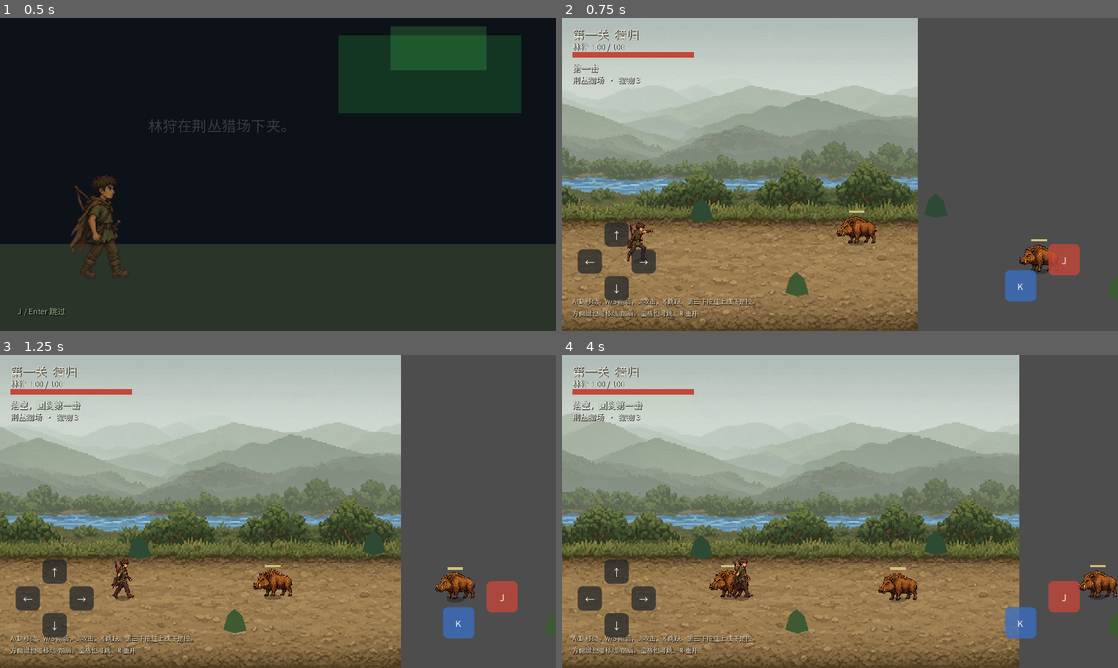
Above: before the commit, frames 1-4 (two rows, left to right).
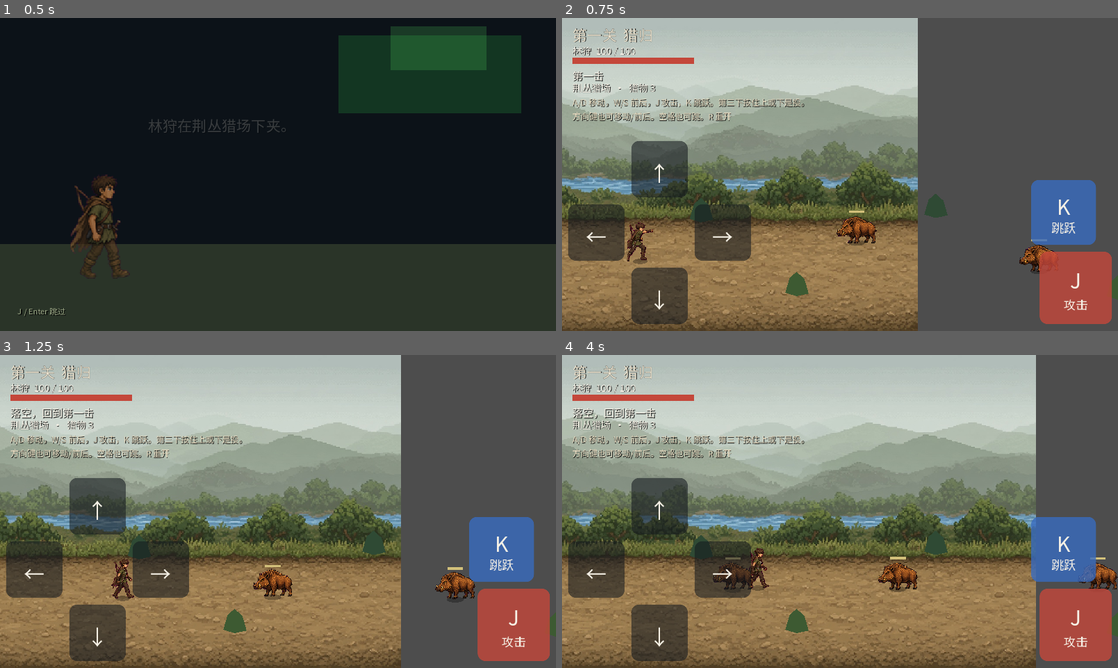
Above: after the commit, the same moments.

Repository: meathill/wow-dnf-godot
Game: Godot game, scene res://scenes/intro.tscn
The game is run twice, just before and just after one commit, with the same random seed, the same clock (stepped at 60 frames per second) and the same inputs.
Inputs (mouse positions are in pixels of both pictures, inside the frame that each line leads up to):
- Up to frame 1 (0.5 s): no input
- Up to frame 2 (0.75 s): tap Enter at 0.5 s; move the mouse to (962, 158) at 0.52 s; hold D from 0.53 s (still down); hold J from 0.53 s (still down); click (962, 158) at 0.67 s
- Up to frame 3 (1.25 s): keep holding D; keep holding J; tap Space at 0.77 s
- Up to frame 4 (4 s): release D at 1.25 s; release J at 1.25 s; click (1062, 596) at 1.25 s, where only the run before the commit has a clickable "J"; click (1017, 624) at 2 s, where only the run before the commit has a clickable "K"; drag from (728, 527) to (812, 574) at 2.77 s; move the mouse to (895, 442) at 3.52 s; hold D from 3.53 s (still down); tap Keypad Enter at 3.6 s; click (895, 442) at 3.67 s

Frame 1 is identical in both runs. In frame 2, 16% of the frame differs, in the area x 1-99%, y 3-98%; in frame 3, 16%; in frame 4, 29%, in the area x 0-100%, y 0-100%.

Commit message:
Make landscape the phone play mode and size touch controls for thumbs.

Diff:
--- a/game/project.godot
+++ b/game/project.godot
@@ -19,6 +19,7 @@
 window/size/viewport_height=720
 window/stretch/mode="canvas_items"
 window/stretch/aspect="expand"
+window/handheld/orientation=4
 
 [gui]
 
--- a/game/scripts/hud.gd
+++ b/game/scripts/hud.gd
@@ -3,32 +3,29 @@
 const UiFont = preload("res://scripts/ui_font.gd")
 
 var hp_fill: ColorRect
+var hp_bg: ColorRect
 var hp_label: Label
 var combo_label: Label
 var info_label: Label
 var result_label: Label
+var title_label: Label
+var hint_label: Label
 var font: Font
-
-# Virtual pad axis accumulators (multiple buttons can hold).
-var _axis_l := 0
-var _axis_r := 0
-var _axis_u := 0
-var _axis_d := 0
 
 
 func _ready() -> void:
 	VInput.reset()
 	layer = 20
 	font = UiFont.get_font()
-	var title := _label(Vector2(24, 16), "第一关  猎归", 28)
-	title.modulate = Color("#f3efe4")
+	title_label = _label(Vector2(24, 16), "第一关  猎归", 28)
+	title_label.modulate = Color("#f3efe4")
 	hp_label = _label(Vector2(24, 52), "林狩  100 / 100", 18)
-	var bg := ColorRect.new()
-	bg.position = Vector2(24, 78)
-	bg.size = Vector2(280, 14)
-	bg.color = Color("#1a1410")
-	bg.mouse_filter = Control.MOUSE_FILTER_IGNORE
-	add_child(bg)
+	hp_bg = ColorRect.new()
+	hp_bg.position = Vector2(24, 78)
+	hp_bg.size = Vector2(280, 14)
+	hp_bg.color = Color("#1a1410")
+	hp_bg.mouse_filter = Control.MOUSE_FILTER_IGNORE
+	add_child(hp_bg)
 	hp_fill = ColorRect.new()
 	hp_fill.position = Vector2(24, 78)
 	hp_fill.size = Vector2(280, 14)
@@ -37,20 +34,24 @@
 	add_child(hp_fill)
 	combo_label = _label(Vector2(24, 100), "J 攻击", 20)
 	info_label = _label(Vector2(24, 128), "荆丛猎场  ·  猎物 3", 18)
-	var hint := _label(
+	hint_label = _label(
 		Vector2(24, 640),
 		"A/D 移动，W/S 前后，J 攻击，K 跳跃。第三下按住上或下是投。\n方向键也可移动/前后。空格也可跳。R 重开",
 		15
 	)
-	hint.size = Vector2(900, 56)
-	hint.autowrap_mode = TextServer.AUTOWRAP_WORD_SMART
-	hint.modulate = Color("#efe8d6")
+	hint_label.size = Vector2(900, 56)
+	hint_label.autowrap_mode = TextServer.AUTOWRAP_WORD_SMART
+	hint_label.modulate = Color("#efe8d6")
 	result_label = _label(Vector2(360, 280), "", 32)
 	result_label.visible = false
 	result_label.size = Vector2(560, 160)
 	result_label.autowrap_mode = TextServer.AUTOWRAP_WORD_SMART
 	result_label.horizontal_alignment = HORIZONTAL_ALIGNMENT_CENTER
-	_build_virtual_controls()
+	var pad := preload("res://scripts/virtual_pad.gd").new()
+	pad.name = "VirtualPad"
+	add_child(pad)
+	get_viewport().size_changed.connect(_layout_hud)
+	call_deferred("_layout_hud")
 
 
 func set_hp(current: int, maximum: int) -> void:
@@ -69,6 +70,7 @@
 func show_result(text: String) -> void:
 	result_label.text = text
 	result_label.visible = true
+	_place_result(get_viewport().get_visible_rect().size)
 
 
 func _label(pos: Vector2, text: String, size: int) -> Label:
@@ -86,85 +88,42 @@
 	return label
 
 
-func _build_virtual_controls() -> void:
-	# Left d-pad (bottom-left, clears center playfield).
-	var pad_origin := Vector2(36, 470)
-	var gap := 62.0
-	_axis_btn(pad_origin + Vector2(gap, 0), "↑", func(p): _hold_axis("u", p))
-	_axis_btn(pad_origin + Vector2(0, gap), "←", func(p): _hold_axis("l", p))
-	_axis_btn(pad_origin + Vector2(gap * 2, gap), "→", func(p): _hold_axis("r", p))
-	_axis_btn(pad_origin + Vector2(gap, gap * 2), "↓", func(p): _hold_axis("d", p))
-
-	# Right action buttons.
-	_action_btn(Vector2(1120, 520), "J", Color("#c4473a"), func(p): VInput.attack_held = p)
-	_action_btn(Vector2(1020, 580), "K", Color("#3a6fc4"), func(p): VInput.jump_held = p)
+func _layout_hud() -> void:
+	var vis := get_viewport().get_visible_rect().size
+	var insets := VInput.safe_insets(vis)
+	var pad := get_node_or_null("VirtualPad")
+	var phone := pad != null and bool(pad.get("active"))
+	var css := VInput.css_window_size()
+	var scale := 1.0
+	if phone and css.y > 1.0:
+		# Keep Chinese labels readable when the 720-tall layout is mapped onto a short phone.
+		scale = clampf(14.0 * vis.y / css.y / 18.0, 1.0, 1.35)
+	var left := 24.0 + insets.x
+	var top := 12.0 + insets.y
+	title_label.position = Vector2(left, top)
+	_set_font(title_label, int(28 * scale))
+	hp_label.position = Vector2(left, top + 36.0 * scale)
+	_set_font(hp_label, int(18 * scale))
+	var bar_y := top + 64.0 * scale
+	hp_bg.position = Vector2(left, bar_y)
+	hp_fill.position = Vector2(left, bar_y)
+	combo_label.position = Vector2(left, bar_y + 22.0)
+	_set_font(combo_label, int(20 * scale))
+	info_label.position = Vector2(left, bar_y + 50.0)
+	_set_font(info_label, int(18 * scale))
+	hint_label.size = Vector2(maxf(240.0, vis.x - left - 24.0 - insets.z), 80.0)
+	_set_font(hint_label, int(16 * scale))
+	if phone:
+		hint_label.position = Vector2(left, info_label.position.y + 30.0 * scale)
+	else:
+		hint_label.position = Vector2(left, vis.y - 80.0 - insets.w)
+	_place_result(vis)
 
 
-func _axis_btn(pos: Vector2, caption: String, on_hold: Callable) -> void:
-	var btn := _make_pad_button(pos, Vector2(56, 56), caption, Color(0.12, 0.14, 0.16, 0.72))
-	btn.button_down.connect(func(): on_hold.call(true))
-	btn.button_up.connect(func(): on_hold.call(false))
+func _set_font(label: Label, font_size: int) -> void:
+	label.add_theme_font_size_override("font_size", font_size)
 
 
-func _action_btn(pos: Vector2, caption: String, color: Color, on_hold: Callable) -> void:
-	var c := Color(color.r, color.g, color.b, 0.78)
-	var btn := _make_pad_button(pos, Vector2(72, 72), caption, c)
-	btn.button_down.connect(func(): on_hold.call(true))
-	btn.button_up.connect(func(): on_hold.call(false))
-
-
-func _make_pad_button(pos: Vector2, size: Vector2, caption: String, color: Color) -> Button:
-	var btn := Button.new()
-	btn.position = pos
-	btn.size = size
-	btn.text = caption
-	btn.focus_mode = Control.FOCUS_NONE
-	btn.mouse_filter = Control.MOUSE_FILTER_STOP
-	btn.add_theme_font_override("font", font)
-	btn.add_theme_font_size_override("font_size", 22)
-	btn.add_theme_color_override("font_color", Color("#f6f1e6"))
-	btn.add_theme_color_override("font_pressed_color", Color("#ffffff"))
-	btn.add_theme_color_override("font_hover_color", Color("#ffffff"))
-	var style := StyleBoxFlat.new()
-	style.bg_color = color
-	style.corner_radius_top_left = 12
-	style.corner_radius_top_right = 12
-	style.corner_radius_bottom_left = 12
-	style.corner_radius_bottom_right = 12
-	style.content_margin_left = 4
-	style.content_margin_right = 4
-	style.content_margin_top = 4
-	style.content_margin_bottom = 4
-	btn.add_theme_stylebox_override("normal", style)
-	var pressed := style.duplicate() as StyleBoxFlat
-	pressed.bg_color = Color(color.r, color.g, color.b, minf(color.a + 0.2, 1.0))
-	btn.add_theme_stylebox_override("pressed", pressed)
-	btn.add_theme_stylebox_override("hover", pressed)
-	btn.add_theme_stylebox_override("focus", StyleBoxEmpty.new())
-	add_child(btn)
-	return btn
-
-
-func _hold_axis(which: String, pressed: bool) -> void:
-	var delta := 1 if pressed else -1
-	match which:
-		"l":
-			_axis_l = maxi(_axis_l + delta, 0)
-		"r":
-			_axis_r = maxi(_axis_r + delta, 0)
-		"u":
-			_axis_u = maxi(_axis_u + delta, 0)
-		"d":
-			_axis_d = maxi(_axis_d + delta, 0)
-	var mx := 0.0
-	var my := 0.0
-	if _axis_l > 0:
-		mx -= 1.0
-	if _axis_r > 0:
-		mx += 1.0
-	if _axis_u > 0:
-		my -= 1.0
-	if _axis_d > 0:
-		my += 1.0
-	VInput.set_move_x(mx)
-	VInput.set_move_y(my)
+func _place_result(vis: Vector2) -> void:
+	result_label.size = Vector2(minf(640.0, maxf(280.0, vis.x - 80.0)), 180.0)
+	result_label.position = Vector2((vis.x - result_label.size.x) * 0.5, vis.y * 0.32)
--- a/game/scripts/intro.gd
+++ b/game/scripts/intro.gd
@@ -14,6 +14,7 @@
 var line2: Label
 var line3: Label
 var skip_label: Label
+var ground: ColorRect
 
 
 func _ready() -> void:
@@ -41,7 +42,7 @@
 	add_child(glow2)
 
 	# Ground strip
-	var ground := ColorRect.new()
+	ground = ColorRect.new()
 	ground.position = Vector2(0, 520)
 	ground.size = Vector2(1280, 200)
 	ground.color = Color("#2a3428")
@@ -69,6 +70,7 @@
 
 	skip_label = _make_label(font, Vector2(40, 660), "J / Enter 跳过", 18)
 	skip_label.modulate = Color("#a8b89a")
+	call_deferred("_ready_fit")
 
 
 func _make_label(font: Font, pos: Vector2, text: String, size: int) -> Label:
@@ -101,6 +103,32 @@
 		_go()
 
 
+func _ready_fit() -> void:
+	get_viewport().size_changed.connect(_fit_intro)
+	_fit_intro()
+
+
+func _fit_intro() -> void:
+	var s := get_viewport().get_visible_rect().size
+	var insets := VInput.safe_insets(s)
+	ground.position = Vector2(0, minf(520.0, s.y - 180.0))
+	ground.size = Vector2(s.x, maxf(s.y - ground.position.y, 160.0))
+	var shift := maxf(s.x - 1280.0, 0.0) * 0.25
+	line1.position = Vector2(340.0 + shift, 220)
+	line2.position = Vector2(340.0 + shift, 280)
+	line3.position = Vector2(340.0 + shift, 340)
+	var hunter_y := 360.0 if s.y >= 700.0 else minf(360.0, s.y * 0.42)
+	hunter.position = Vector2(160.0 + shift * 0.4, hunter_y)
+	skip_label.position = Vector2(40.0 + insets.x, s.y - 60.0 - insets.w)
+
+
+func _input(event: InputEvent) -> void:
+	if finished:
+		return
+	if event is InputEventScreenTouch and (event as InputEventScreenTouch).pressed and VInput.wants_touch_controls():
+		_go()
+
+
 func _unhandled_input(event: InputEvent) -> void:
 	if finished:
 		return
--- a/game/scripts/player.gd
+++ b/game/scripts/player.gd
@@ -103,15 +103,16 @@
 
 
 func _poll_edges() -> void:
+	# Held-edge only. attack_just is one frame later than physics and would double-fire touch attacks.
 	var j := Input.is_physical_key_pressed(KEY_J) or VInput.attack_held
-	attack_edge = (j and not j_was) or VInput.attack_just
+	attack_edge = j and not j_was
 	j_was = j
 	var k := (
 		Input.is_physical_key_pressed(KEY_K)
 		or Input.is_physical_key_pressed(KEY_SPACE)
 		or VInput.jump_held
 	)
-	jump_edge = (k and not jump_was) or VInput.jump_just
+	jump_edge = k and not jump_was
 	jump_was = k
 
 
--- a/game/scripts/vinput.gd
+++ b/game/scripts/vinput.gd
@@ -41,3 +41,69 @@
 	_jump_was = false
 	attack_just = false
 	jump_just = false
+
+
+func css_window_size() -> Vector2:
+	var win := Vector2(DisplayServer.window_get_size())
+	var scale := DisplayServer.screen_get_scale()
+	if scale <= 0.0:
+		scale = 1.0
+	if OS.has_feature("web"):
+		var w = JavaScriptBridge.eval("((window.visualViewport&&window.visualViewport.width)||window.innerWidth)||0")
+		var h = JavaScriptBridge.eval("((window.visualViewport&&window.visualViewport.height)||window.innerHeight)||0")
+		var fw := float(w)
+		var fh := float(h)
+		if fw > 1.0 and fh > 1.0:
+			return Vector2(fw, fh)
+	if win.x > 1.0 and win.y > 1.0:
+		return win / scale
+	return win
+
+
+func safe_insets(view_size: Vector2) -> Vector4:
+	# CSS / display safe area converted into viewport pixels. x left, y top, z right, w bottom.
+	var l := 0.0
+	var t := 0.0
+	var r := 0.0
+	var b := 0.0
+	if OS.has_feature("web"):
+		var raw = JavaScriptBridge.eval("window.huntSafeInsets ? window.huntSafeInsets() : '0,0,0,0'")
+		var parts := str(raw).split(",")
+		if parts.size() == 4:
+			l = float(parts[0]) if parts[0].is_valid_float() else 0.0
+			t = float(parts[1]) if parts[1].is_valid_float() else 0.0
+			r = float(parts[2]) if parts[2].is_valid_float() else 0.0
+			b = float(parts[3]) if parts[3].is_valid_float() else 0.0
+		var css := css_window_size()
+		if css.x > 1.0 and css.y > 1.0 and view_size.x > 1.0 and view_size.y > 1.0:
+			l *= view_size.x / css.x
+			r *= view_size.x / css.x
+			t *= view_size.y / css.y
+			b *= view_size.y / css.y
+	else:
+		var safe := DisplayServer.get_display_safe_area()
+		var win := Vector2(DisplayServer.window_get_size())
+		if win.x > 1.0 and win.y > 1.0:
+			l = safe.position.x * view_size.x / win.x
+			t = safe.position.y * view_size.y / win.y
+			r = maxf(win.x - safe.end.x, 0.0) * view_size.x / win.x
+			b = maxf(win.y - safe.end.y, 0.0) * view_size.y / win.y
+	return Vector4(l, t, r, b)
+
+
+func wants_touch_controls() -> bool:
+	# Touch / coarse pointer, or a short landscape window. Desktop mouse stays on the keyboard.
+	if OS.has_feature("android") or OS.has_feature("ios") or OS.has_feature("mobile"):
+		return true
+	if OS.has_feature("web"):
+		var flag = JavaScriptBridge.eval("(function(){var coarse=false;try{coarse=window.matchMedia('(pointer: coarse)').matches;}catch(e){}var pts=(navigator.maxTouchPoints||0)>0;return (coarse||pts)?1:0;})()")
+		if int(flag) == 1:
+			return true
+		var css := css_window_size()
+		if css.x > css.y and css.y > 0.0 and css.y <= 520.0:
+			return true
+		return false
+	# Headless reports a touchscreen even though nobody is touching it.
+	if DisplayServer.get_name() == "headless":
+		return false
+	return DisplayServer.is_touchscreen_available()
--- /dev/null
+++ b/game/scripts/virtual_pad.gd
@@ -0,0 +1,224 @@
+extends Control
+
+## Landscape thumb pad. One finger on the d-pad can walk and change depth.
+## Attack and jump are separate touches so they can be held together.
+
+const UiFont = preload("res://scripts/ui_font.gd")
+
+var active := false
+var _touches := {}
+var _btn := 96.0
+var _pad_rect := Rect2()
+var _up := Rect2()
+var _down := Rect2()
+var _left := Rect2()
+var _right := Rect2()
+var _atk_rect := Rect2()
+var _jump_rect := Rect2()
+var _font: Font
+var _style_move: StyleBoxFlat
+var _style_move_on: StyleBoxFlat
+var _style_atk: StyleBoxFlat
+var _style_atk_on: StyleBoxFlat
+var _style_jump: StyleBoxFlat
+var _style_jump_on: StyleBoxFlat
+var _poll := 0.0
+
+
+func _ready() -> void:
+	mouse_filter = Control.MOUSE_FILTER_IGNORE
+	_font = UiFont.get_font()
+	_style_move = _box(Color(0.08, 0.1, 0.12, 0.58))
+	_style_move_on = _box(Color(0.85, 0.82, 0.7, 0.78))
+	_style_atk = _box(Color(0.77, 0.28, 0.23, 0.8))
+	_style_atk_on = _box(Color(0.95, 0.45, 0.32, 0.95))
+	_style_jump = _box(Color(0.22, 0.42, 0.75, 0.8))
+	_style_jump_on = _box(Color(0.4, 0.62, 0.95, 0.95))
+	get_viewport().size_changed.connect(layout)
+	call_deferred("layout")
+
+
+func _process(delta: float) -> void:
+	_poll += delta
+	if _poll < 0.4:
+		return
+	_poll = 0.0
+	var want := VInput.wants_touch_controls()
+	if want != active:
+		layout()
+
+
+func layout() -> void:
+	var vis := get_viewport().get_visible_rect()
+	position = vis.position
+	size = vis.size
+	active = VInput.wants_touch_controls()
+	visible = active
+	if not active:
+		_touches.clear()
+		VInput.clear_move()
+		VInput.attack_held = false
+		VInput.jump_held = false
+		queue_redraw()
+		return
+	var insets := VInput.safe_insets(size)
+	var margin_l := insets.x + 14.0
+	var margin_t := insets.y + 8.0
+	var margin_r := insets.z + 14.0
+	var margin_b := insets.w + 16.0
+	var css := VInput.css_window_size()
+	var to_vp := size.y / css.y if css.y > 1.0 else 1.0
+	var phone := css.y > 0.0 and css.y <= 540.0
+	var desired := (92.0 if phone else 76.0) * to_vp
+	var gap_ratio := 0.12
+	var width_budget := (size.x * 0.34 - margin_l) / (3.0 + 2.0 * gap_ratio)
+	var height_budget := (size.y * 0.62 - margin_b) / (3.0 + 2.0 * gap_ratio)
+	var max_fit := minf(width_budget, height_budget)
+	if max_fit < 68.0:
+		_btn = maxf(max_fit, 48.0)
+	else:
+		_btn = clampf(desired, 68.0, max_fit)
+	var gap := maxf(8.0, _btn * gap_ratio)
+	var cluster := _btn * 3.0 + gap * 2.0
+	var origin := Vector2(margin_l, size.y - margin_b - cluster)
+	_pad_rect = Rect2(origin, Vector2(cluster, cluster))
+	_up = Rect2(origin + Vector2(_btn + gap, 0), Vector2(_btn, _btn))
+	_left = Rect2(origin + Vector2(0, _btn + gap), Vector2(_btn, _btn))
+	_right = Rect2(origin + Vector2((_btn + gap) * 2.0, _btn + gap), Vector2(_btn, _btn))
+	_down = Rect2(origin + Vector2(_btn + gap, (_btn + gap) * 2.0), Vector2(_btn, _btn))
+	var atk := _btn * 1.28
+	var jump := _btn * 1.15
+	var right := size.x - margin_r
+	var bottom := size.y - margin_b
+	_atk_rect = Rect2(Vector2(right - atk, bottom - atk), Vector2(atk, atk))
+	_jump_rect = Rect2(Vector2(right - jump - atk * 0.22, _atk_rect.position.y - gap - jump), Vector2(jump, jump))
+	# Keep the jump button inside the top safe area.
+	if _jump_rect.position.y < margin_t:
+		_jump_rect.position.y = margin_t
+	queue_redraw()
+
+
+func _input(event: InputEvent) -> void:
+	if not active:
+		return
+	if event is InputEventScreenTouch:
+		var touch := event as InputEventScreenTouch
+		if touch.pressed:
+			var point := _pointer(touch.position)
+			var zone := _zone_at(point)
+			if zone == "":
+				return
+			_touches[touch.index] = {"zone": zone, "pos": point}
+			_apply()
+			get_viewport().set_input_as_handled()
+		elif _touches.erase(touch.index):
+			_apply()
+			get_viewport().set_input_as_handled()
+	elif event is InputEventScreenDrag:
+		var drag := event as InputEventScreenDrag
+		if not _touches.has(drag.index):
+			return
+		var point := _pointer(drag.position)
+		var zone := _zone_at(point)
+		if zone == "":
+			_touches.erase(drag.index)
+		else:
+			_touches[drag.index] = {"zone": zone, "pos": point}
+		_apply()
+		get_viewport().set_input_as_handled()
+
+
+func _pointer(pos: Vector2) -> Vector2:
+	# Screen touches are in viewport space. Pad rects are local to this control.
+	return pos - position
+
+
+func _zone_at(pos: Vector2) -> String:
+	var slop := 6.0
+	if _jump_rect.grow(slop).has_point(pos):
+		return "jump"
+	if _atk_rect.grow(slop).has_point(pos):
+		return "attack"
+	if _pad_rect.grow(slop).has_point(pos):
+		return "pad"
+	return ""
+
+
+func _pad_vector(pos: Vector2) -> Vector2:
+	var rel := pos - _pad_rect.get_center()
+	var dead := _btn * 0.22
+	var v := Vector2.ZERO
+	if rel.x <= -dead:
+		v.x = -1.0
+	elif rel.x >= dead:
+		v.x = 1.0
+	if rel.y <= -dead:
+		v.y = -1.0
+	elif rel.y >= dead:
+		v.y = 1.0
+	return v
+
+
+func _apply() -> void:
+	var mx := 0.0
+	var my := 0.0
+	var atk := false
+	var jump := false
+	for idx in _touches.keys():
+		var entry: Dictionary = _touches[idx]
+		var zone := str(entry["zone"])
+		var pos: Vector2 = entry["pos"]
+		if zone == "attack":
+			atk = true
+		elif zone == "jump":
+			jump = true
+		elif zone == "pad":
+			var v := _pad_vector(pos)
+			mx += v.x
+			my += v.y
+	VInput.set_move_x(clampf(mx, -1.0, 1.0))
+	VInput.set_move_y(clampf(my, -1.0, 1.0))
+	VInput.attack_held = atk
+	VInput.jump_held = jump
+	queue_redraw()
+
+
+func _draw() -> void:
+	if not active or _font == null:
+		return
+	_paint(_left, "←", "", VInput.move_x < -0.2, _style_move, _style_move_on)
+	_paint(_right, "→", "", VInput.move_x > 0.2, _style_move, _style_move_on)
+	_paint(_up, "↑", "", VInput.move_y < -0.2, _style_move, _style_move_on)
+	_paint(_down, "↓", "", VInput.move_y > 0.2, _style_move, _style_move_on)
+	_paint(_atk_rect, "J", "攻击", VInput.attack_held, _style_atk, _style_atk_on)
+	_paint(_jump_rect, "K", "跳跃", VInput.jump_held, _style_jump, _style_jump_on)
+
+
+func _paint(rect: Rect2, caption: String, sub: String, pressed: bool, off: StyleBoxFlat, on: StyleBoxFlat) -> void:
+	(on if pressed else off).draw(get_canvas_item(), rect)
+	var main_size := int(clampf(rect.size.y * (0.34 if sub != "" else 0.42), 22.0, 48.0))
+	var color := Color("#1a140f") if pressed and sub == "" else Color("#f6f1e6")
+	if sub == "":
+		_draw_centered(caption, rect, main_size, color, 0.0)
+		return
+	_draw_centered(caption, Rect2(rect.position, Vector2(rect.size.x, rect.size.y * 0.62)), main_size, Color("#f6f1e6"), 6.0)
+	var sub_size := int(clampf(rect.size.y * 0.2, 16.0, 28.0))
+	_draw_centered(sub, Rect2(rect.position + Vector2(0, rect.size.y * 0.46), Vector2(rect.size.x, rect.size.y * 0.48)), sub_size, Color("#f6f1e6"), 0.0)
+
+
+func _draw_centered(text: String, rect: Rect2, font_size: int, color: Color, y_bias: float) -> void:
+	var width := _font.get_string_size(text, HORIZONTAL_ALIGNMENT_LEFT, -1, font_size).x
+	var ascent := _font.get_ascent(font_size)
+	var x := rect.position.x + (rect.size.x - width) * 0.5
+	var y := rect.position.y + (rect.size.y + ascent) * 0.5 + y_bias
+	_font.draw_string(get_canvas_item(), Vector2(x, y), text, HORIZONTAL_ALIGNMENT_LEFT, -1, font_size, color)
+
+
+func _box(color: Color) -> StyleBoxFlat:
+	var style := StyleBoxFlat.new()
+	style.bg_color = color
+	style.corner_radius_top_left = 18
+	style.corner_radius_top_right = 18
+	style.corner_radius_bottom_left = 18
+	style.corner_radius_bottom_right = 18
+	return style
Not shown, changed: game/export_presets.cfg
Not shown, changed: README.md
Not shown, added: game/web/patch_viewport.py
Not shown, added: game/web/shell.html
